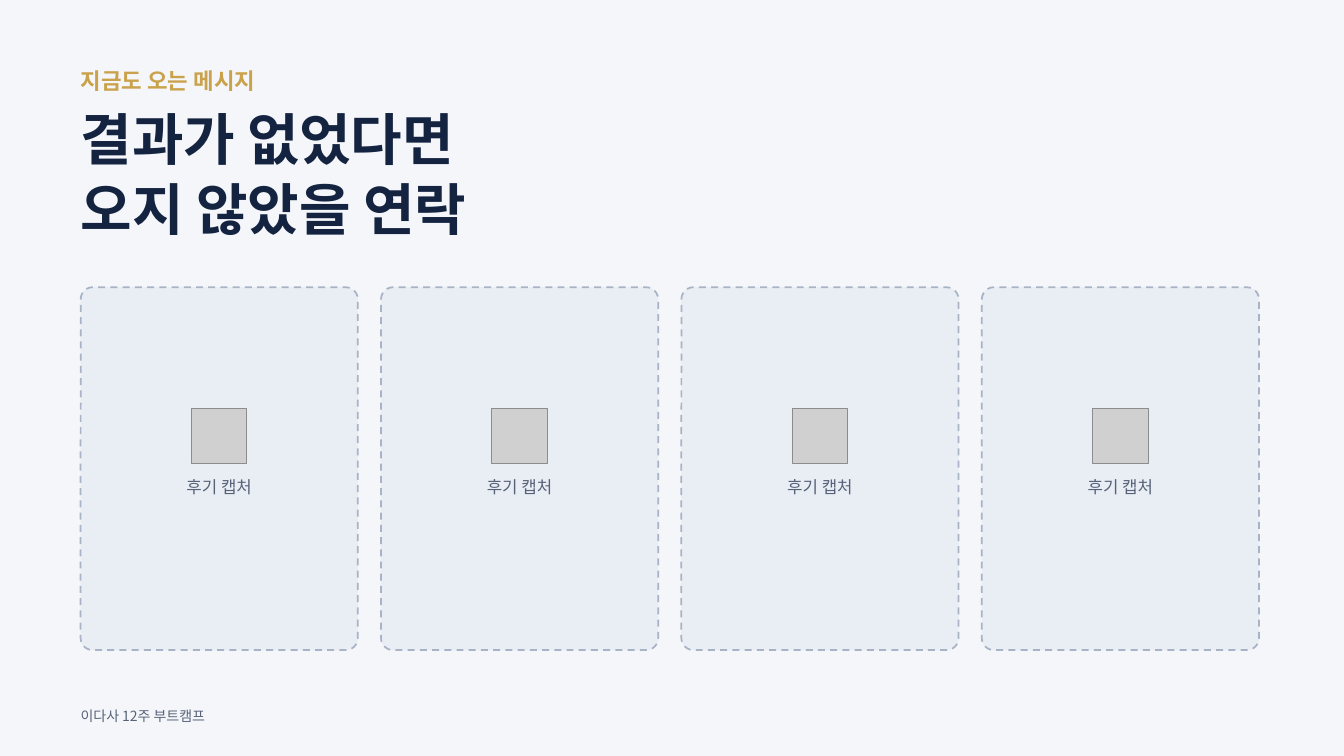
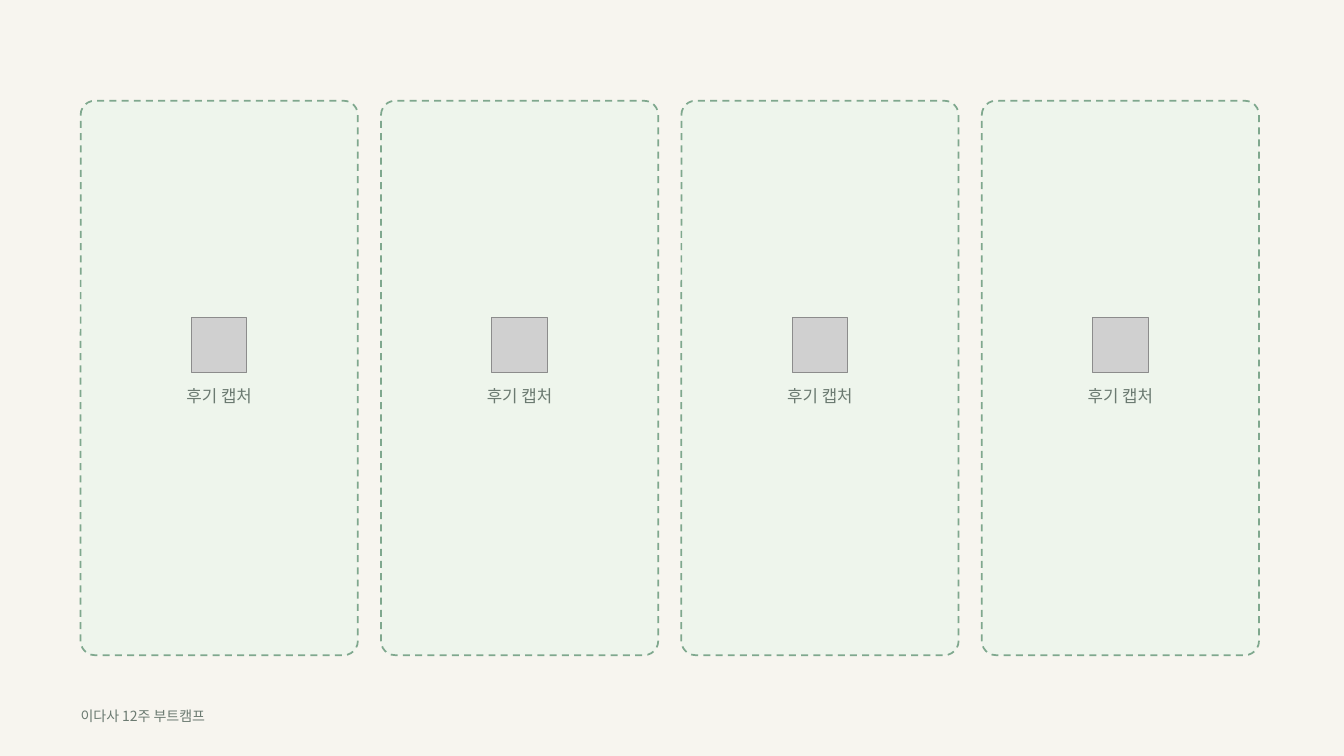
Before and after one commit to wnsgh55811-boop/speed, a slide deck: slide 4 of idasa-ot/이다사_12주부트캠프_OT.pptx (slide 5 before the commit). Drawn at 1344x756 pixels with LibreOffice and Linux fonts; fonts in the diff are those of the drawing; grey boxes stand for pictures. Boxes give left, top, right and bottom in pixels: in the first picture for what was removed or moved away, otherwise in the second. Text is boxed around its words. In the diff, an @@ line names an element or a change of style, - is before the commit and + after.

```diff
--- a/idasa-ot/이다사_12주부트캠프_OT.pptx
+++ b/idasa-ot/이다사_12주부트캠프_OT.pptx
@@ background #F4F6FA to #F7F5EF @@
@@ text removed at (81,70,255,91) @@
-지금도 오는 메시지
@@ rounded rectangle: place and size @@
-rounded rectangle at (81,287,358,650)
+rounded rectangle at (81,101,358,655)
@@ title removed at (81,113,466,235) @@
-결과가 없었다면
-오지 않았을 연락
@@ fill #E9EDF4 to #EEF5EC; outline #A9B3C6 1.25 pt dashed to #7FA88E 1.25 pt dashed; proportions changed in 4 elements at (81,101,358,655), (682,101,959,655), (982,101,1259,655), (381,101,658,655) @@
@@ rounded rectangle: place and size @@
-rounded rectangle at (381,287,658,650)
+rounded rectangle at (381,101,658,655)
@@ rounded rectangle: place and size @@
-rounded rectangle at (682,287,959,650)
+rounded rectangle at (682,101,959,655)
@@ rounded rectangle: place and size @@
-rounded rectangle at (982,287,1259,650)
+rounded rectangle at (982,101,1259,655)
@@ picture added at (192,318,247,373) @@
@@ picture added at (492,318,547,373) @@
@@ picture added at (792,318,848,373) @@
@@ picture added at (1093,318,1148,373) @@
@@ text colour #586379 to #6B7A71 in 5 elements at (81,709,205,722), (487,388,552,404), (787,388,853,404), (1088,388,1153,404), (186,388,252,404) @@
@@ 4 texts: place and size @@
-4 texts at (186,479,1153,495)
+4 texts at (186,388,1153,404)
@@ picture removed at (192,408,247,464) @@
@@ picture removed at (492,408,547,464) @@
@@ picture removed at (792,408,848,464) @@
@@ picture removed at (1093,408,1148,464) @@
```
Also in this commit, not shown: 16 other slides changed, 14 slides added, 6 slides removed, 3 other files.
